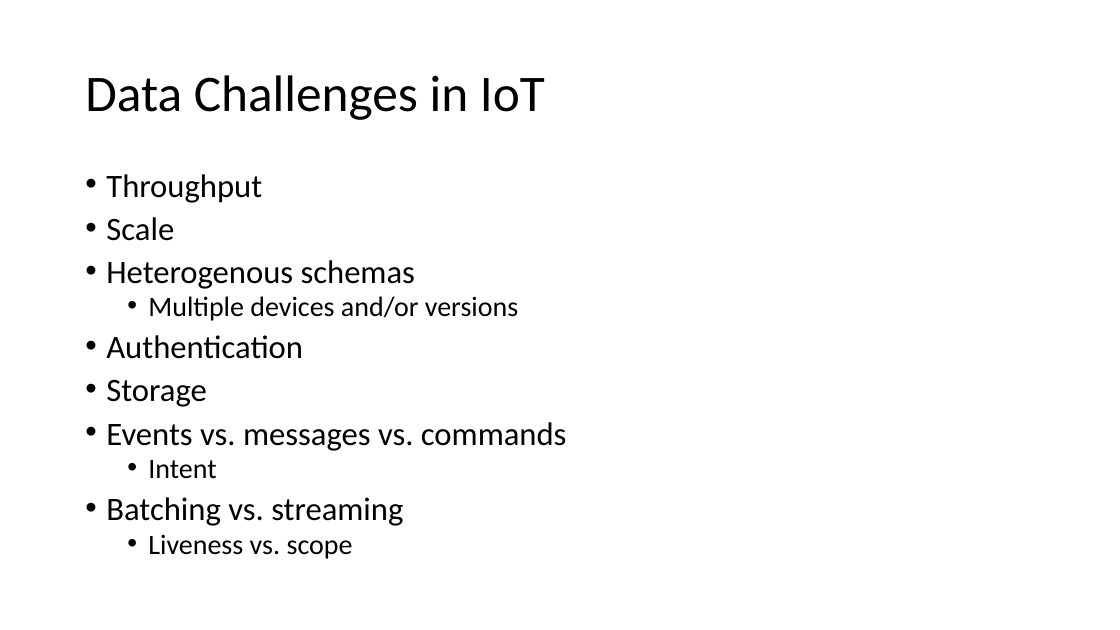
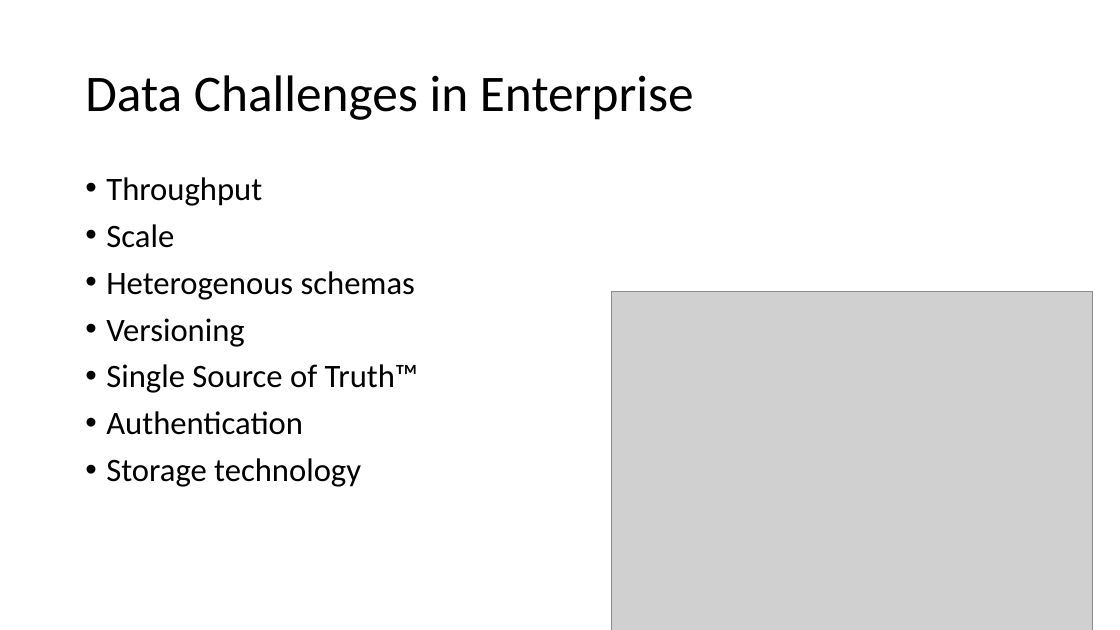
Before and after one commit to jplane/azure-lambda-architecture, a slide deck: slide 3 of Azure IoT and Lambda Architecture.pptx. Drawn at 1120x630 pixels with LibreOffice and Linux fonts; fonts in the diff are those of the drawing; grey boxes stand for pictures. Boxes give left, top, right and bottom in pixels: in the first picture for what was removed or moved away, otherwise in the second. Text is boxed around its words. In the diff, an @@ line names an element or a change of style, - is before the commit and + after.

```diff
--- a/Azure IoT and Lambda Architecture.pptx
+++ b/Azure IoT and Lambda Architecture.pptx
@@ title at <box>85,75,694,120</box>: text changed @@
-Data Challenges in IoT
+Data Challenges in Enterprise
@@ text at <box>106,177,415,435</box>: line spacing 0.8 to 0.9 @@
@@ picture added at <box>612,292,1093,630</box> @@
@@ text at <box>106,318,418,393</box>: text changed; size 24 to 28 pt @@
-  • Multiple devices and/or versions
+• Versioning
+• Single Source of Truth™
@@ text at <box>106,458,361,487</box>: text changed @@
-• Storage
-• Events vs. messages vs. commands
-  • Intent
-• Batching vs. streaming
-  • Liveness vs. scope
+• Storage technology
```
Also in this commit, not shown: 4 other slides changed, 3 slides added, 1 slide removed, 6 other files.
